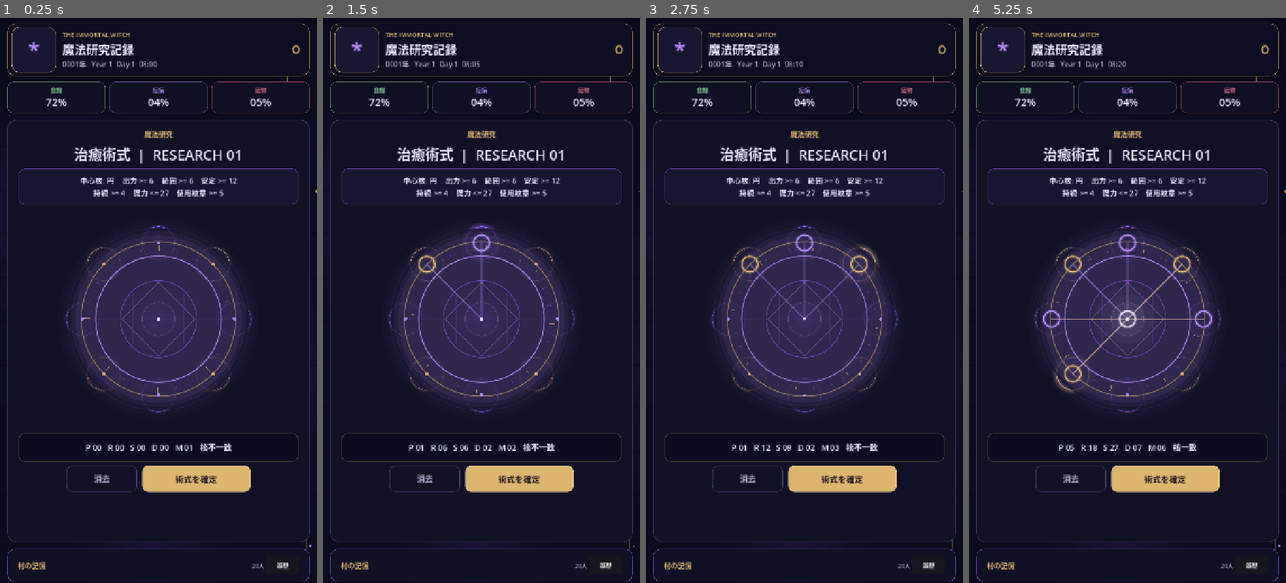
Above: before the commit, frames 1-4 (left to right).
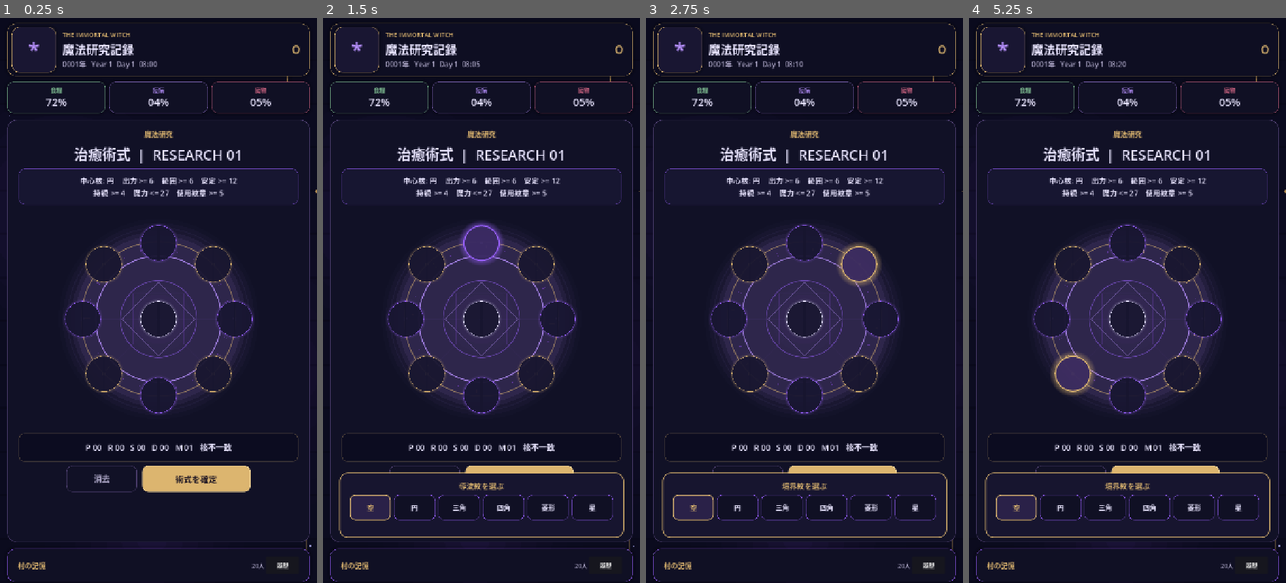
Above: after the commit, the same moments.

Repository: kei060538-commits/VillageGame
Game: Godot game, scene res://scenes/main.tscn
Same seed, same stepped clock (60 frames per second), same inputs: the game is played once before the commit and once after it.
Inputs (mouse positions are in pixels of both pictures, inside the frame that each line leads up to):
- Up to frame 1 (0.25 s): no input
- Up to frame 2 (1.5 s): click (427, 266) at 0.52 s; click (481, 244) at 1.27 s
- Up to frame 3 (2.75 s): click (858, 266) at 2.02 s
- Up to frame 4 (5.25 s): click (1051, 317) at 2.77 s; click (1127, 317) at 3.52 s; click (1203, 317) at 4.27 s; click (1073, 373) at 5.02 s

The runs differ from the first frame. In frame 1, 4.3% of the frame differs, in the area x 20-80%, y 36-70%; in frame 2, 7.2%; in frame 3, 7.4%; in frame 4, 7.8%, in the area x 4-96%, y 36-92%.

Commit message:
Replace rune cycling with mobile glyph picker

Diff:
--- a/scripts/systems/magic_research.gd
+++ b/scripts/systems/magic_research.gd
@@ -44,6 +44,7 @@
 var current_field := "Healing"
 var requirements: Dictionary = {}
 var japanese_ui := true
+var selected_slot := -1
 
 var title_label: Label
 var field_label: Label
@@ -54,6 +55,9 @@
 var circle_visual: Control
 var attempt_button: Button
 var reset_button: Button
+var glyph_picker: PanelContainer
+var glyph_picker_title: Label
+var glyph_picker_buttons: Array[Button] = []
 
 func _ready() -> void:
     process_mode = Node.PROCESS_MODE_ALWAYS
@@ -115,16 +119,13 @@
     for i in range(9):
         glyph_states.append(0)
         var button := Button.new()
-        button.z_index = 2
-        button.custom_minimum_size = Vector2(76, 76)
-        button.size = Vector2(76, 76)
+        button.z_index = 4
+        button.custom_minimum_size = Vector2(82, 82)
+        button.size = Vector2(82, 82)
         button.text = ""
         button.focus_mode = Control.FOCUS_NONE
-        button.add_theme_stylebox_override("normal", _glyph_style(i, false))
-        button.add_theme_stylebox_override("hover", _glyph_style(i, true))
-        button.add_theme_stylebox_override("pressed", _glyph_style(i, true))
         button.tooltip_text = _slot_tooltip(i)
-        button.pressed.connect(_cycle_glyph.bind(i))
+        button.pressed.connect(_open_glyph_picker.bind(i))
         buttons.append(button)
         circle_stage.add_child(button)
 
@@ -180,14 +181,64 @@
     status_label.add_theme_font_size_override("font_size", 16)
     root_box.add_child(status_label)
 
+    _build_glyph_picker()
     _make_challenge()
     _refresh_all()
+
+func _build_glyph_picker() -> void:
+    glyph_picker = PanelContainer.new()
+    glyph_picker.visible = false
+    glyph_picker.z_index = 30
+    glyph_picker.anchor_left = 0.03
+    glyph_picker.anchor_right = 0.97
+    glyph_picker.anchor_top = 1.0
+    glyph_picker.anchor_bottom = 1.0
+    glyph_picker.offset_top = -158.0
+    glyph_picker.offset_bottom = -10.0
+    glyph_picker.add_theme_stylebox_override("panel", _panel_style(Color("17152f"), Color(COLOR_GOLD, 0.82), 18, 2))
+    add_child(glyph_picker)
+
+    var margin := MarginContainer.new()
+    margin.add_theme_constant_override("margin_left", 14)
+    margin.add_theme_constant_override("margin_right", 14)
+    margin.add_theme_constant_override("margin_top", 10)
+    margin.add_theme_constant_override("margin_bottom", 12)
+    glyph_picker.add_child(margin)
+
+    var box := VBoxContainer.new()
+    box.add_theme_constant_override("separation", 8)
+    margin.add_child(box)
+
+    glyph_picker_title = Label.new()
+    glyph_picker_title.horizontal_alignment = HORIZONTAL_ALIGNMENT_CENTER
+    glyph_picker_title.add_theme_color_override("font_color", COLOR_GOLD)
+    glyph_picker_title.add_theme_font_size_override("font_size", 17)
+    box.add_child(glyph_picker_title)
+
+    var row := HBoxContainer.new()
+    row.alignment = BoxContainer.ALIGNMENT_CENTER
+    row.add_theme_constant_override("separation", 7)
+    box.add_child(row)
+
+    for state in range(GLYPH_NAMES.size()):
+        var option := Button.new()
+        option.text = _glyph_name(state)
+        option.custom_minimum_size = Vector2(92, 58)
+        option.size_flags_horizontal = Control.SIZE_EXPAND_FILL
+        option.focus_mode = Control.FOCUS_NONE
+        option.add_theme_font_size_override("font_size", 15)
+        option.pressed.connect(_choose_glyph.bind(state))
+        glyph_picker_buttons.append(option)
+        row.add_child(option)
 
 func _unhandled_input(event: InputEvent) -> void:
     if not visible:
         return
     if event is InputEventKey and event.pressed and not event.echo:
-        if event.keycode == KEY_R:
+        if event.keycode == KEY_ESCAPE and glyph_picker != null and glyph_picker.visible:
+            _close_glyph_picker()
+            get_viewport().set_input_as_handled()
+        elif event.keycode == KEY_R:
             _reset_circle()
             get_viewport().set_input_as_handled()
         elif event.keycode == KEY_ENTER or event.keycode == KEY_KP_ENTER:
@@ -259,13 +310,38 @@
         "aligned": aligned,
     }
 
-func _cycle_glyph(index: int) -> void:
-    glyph_states[index] = (glyph_states[index] + 1) % GLYPH_NAMES.size()
+func _open_glyph_picker(index: int) -> void:
+    selected_slot = index
+    glyph_picker.visible = true
+    if index == 4:
+        glyph_picker_title.text = _ui("中心核の紋章を選ぶ", "SELECT CORE GLYPH")
+    elif _is_corner(index):
+        glyph_picker_title.text = _ui("境界紋を選ぶ", "SELECT BOUNDARY GLYPH")
+    else:
+        glyph_picker_title.text = _ui("導流紋を選ぶ", "SELECT FLOW GLYPH")
+    status_label.text = _slot_tooltip(index)
+    _refresh_slot_styles()
+    _refresh_picker_styles()
+
+func _choose_glyph(state: int) -> void:
+    if selected_slot < 0 or selected_slot >= glyph_states.size():
+        return
+    glyph_states[selected_slot] = state
+    selected_slot = -1
+    glyph_picker.visible = false
     status_label.text = ""
     _refresh_profile()
     _sync_circle_visual()
+    _refresh_slot_styles()
+
+func _close_glyph_picker() -> void:
+    selected_slot = -1
+    if glyph_picker != null:
+        glyph_picker.visible = false
+    _refresh_slot_styles()
 
 func _attempt_breakthrough() -> void:
+    _close_glyph_picker()
     var profile: Dictionary = get_circle_profile()
     var failures: Array[String] = _failure_reasons(profile)
     if failures.is_empty():
@@ -350,6 +426,7 @@
         ]
     _refresh_profile()
     _sync_circle_visual()
+    _refresh_slot_styles()
 
 func _refresh_profile() -> void:
     var profile: Dictionary = get_circle_profile()
@@ -368,6 +445,9 @@
     ]
 
 func _reset_circle() -> void:
+    selected_slot = -1
+    if glyph_picker != null:
+        glyph_picker.visible = false
     for i in range(glyph_states.size()):
         glyph_states[i] = 0
     if status_label != null:
@@ -375,6 +455,7 @@
     if profile_label != null:
         _refresh_profile()
     _sync_circle_visual()
+    _refresh_slot_styles()
 
 func _sync_circle_visual() -> void:
     if circle_visual != null:
@@ -387,6 +468,25 @@
         var center: Vector2 = circle_visual.get_slot_position(i)
         buttons[i].position = center - buttons[i].size * 0.5
 
+func _refresh_slot_styles() -> void:
+    for i in range(buttons.size()):
+        var selected: bool = i == selected_slot
+        buttons[i].add_theme_stylebox_override("normal", _glyph_style(i, false, selected))
+        buttons[i].add_theme_stylebox_override("hover", _glyph_style(i, true, selected))
+        buttons[i].add_theme_stylebox_override("pressed", _glyph_style(i, true, selected))
+
+func _refresh_picker_styles() -> void:
+    if selected_slot < 0 or selected_slot >= glyph_states.size():
+        return
+    var current_state: int = glyph_states[selected_slot]
+    for state in range(glyph_picker_buttons.size()):
+        var active: bool = state == current_state
+        var option: Button = glyph_picker_buttons[state]
+        option.add_theme_stylebox_override("normal", _picker_style(active, false))
+        option.add_theme_stylebox_override("hover", _picker_style(active, true))
+        option.add_theme_stylebox_override("pressed", _picker_style(true, true))
+        option.add_theme_color_override("font_color", COLOR_GOLD if active else COLOR_INK)
+
 func _is_corner(index: int) -> bool:
     return index == 0 or index == 2 or index == 6 or index == 8
 
@@ -396,6 +496,11 @@
     if _is_corner(index):
         return _ui("境界紋: 主に範囲と封じ込めを決める。", "Boundary: mainly controls range and containment.")
     return _ui("導流紋: 主に出力、持続、魔力流を決める。", "Flow: mainly controls power, duration and mana flow.")
+
+func _glyph_name(state: int) -> String:
+    if state < 0 or state >= GLYPH_NAMES.size():
+        return "?"
+    return str(GLYPH_JP[state]) if japanese_ui else str(GLYPH_NAMES[state]).to_upper()
 
 func _ui(japanese: String, english: String) -> String:
     return japanese if japanese_ui else english
@@ -421,14 +526,26 @@
     style.content_margin_bottom = 7.0
     return style
 
-func _glyph_style(index: int, highlighted: bool) -> StyleBoxFlat:
+func _glyph_style(index: int, highlighted: bool, selected: bool = false) -> StyleBoxFlat:
     var role_color: Color = COLOR_GOLD if _is_corner(index) else COLOR_VIOLET
     if index == 4:
         role_color = Color("e9e5ff")
-    var bg: Color = Color("17152f") if not highlighted else Color("2d2454")
-    bg.a = 0.92
-    var border: Color = Color(role_color, 0.55 if not highlighted else 1.0)
-    var style := _panel_style(bg, border, 38, 2 if highlighted else 1)
-    style.shadow_color = Color(role_color, 0.18 if not highlighted else 0.34)
-    style.shadow_size = 10 if highlighted else 5
+    var bg: Color = Color("17152f")
+    if highlighted:
+        bg = Color("2d2454")
+    if selected:
+        bg = Color("38295f")
+    bg.a = 0.94
+    var border: Color = Color(role_color, 1.0 if selected or highlighted else 0.55)
+    var width: int = 3 if selected else (2 if highlighted else 1)
+    var style := _panel_style(bg, border, 41, width)
+    style.shadow_color = Color(role_color, 0.40 if selected else (0.34 if highlighted else 0.18))
+    style.shadow_size = 12 if selected else (10 if highlighted else 5)
     return style
+
+func _picker_style(active: bool, highlighted: bool) -> StyleBoxFlat:
+    var bg: Color = Color("2a2148") if active else Color("101024")
+    if highlighted:
+        bg = Color("34275b")
+    var border: Color = Color(COLOR_GOLD, 0.95) if active else Color(COLOR_VIOLET, 0.48 if not highlighted else 0.82)
+    return _panel_style(bg, border, 12, 2 if active or highlighted else 1)
